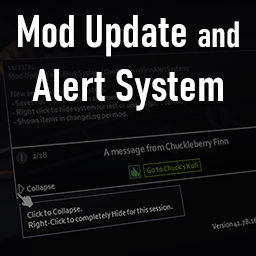
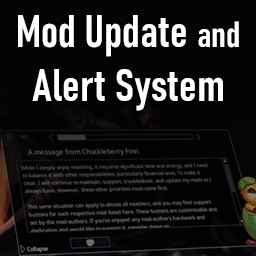
Comparing the layer stacks of the two 256×256 images. Changes:
painted on "Gradient Fill 1" over [0, 17, 256, 256]
added layer "Layer 8" above "background" over [0, 17, 256, 256]
moved "background" above "Layer 6" over [0, 17, 256, 256]
hid "Layer 6" over [0, 17, 256, 256]
